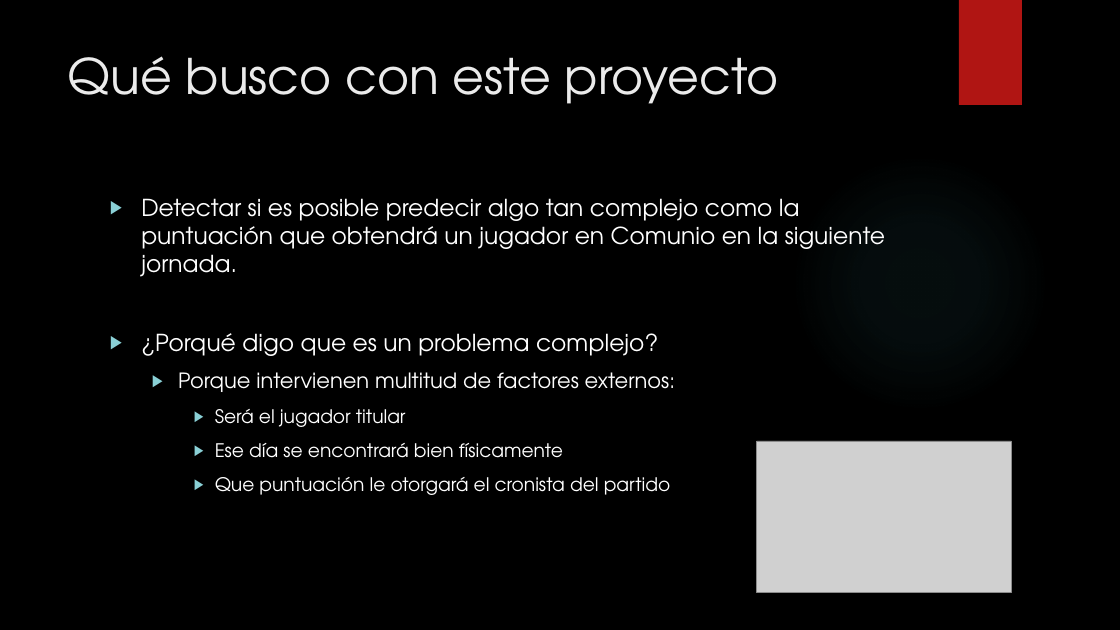
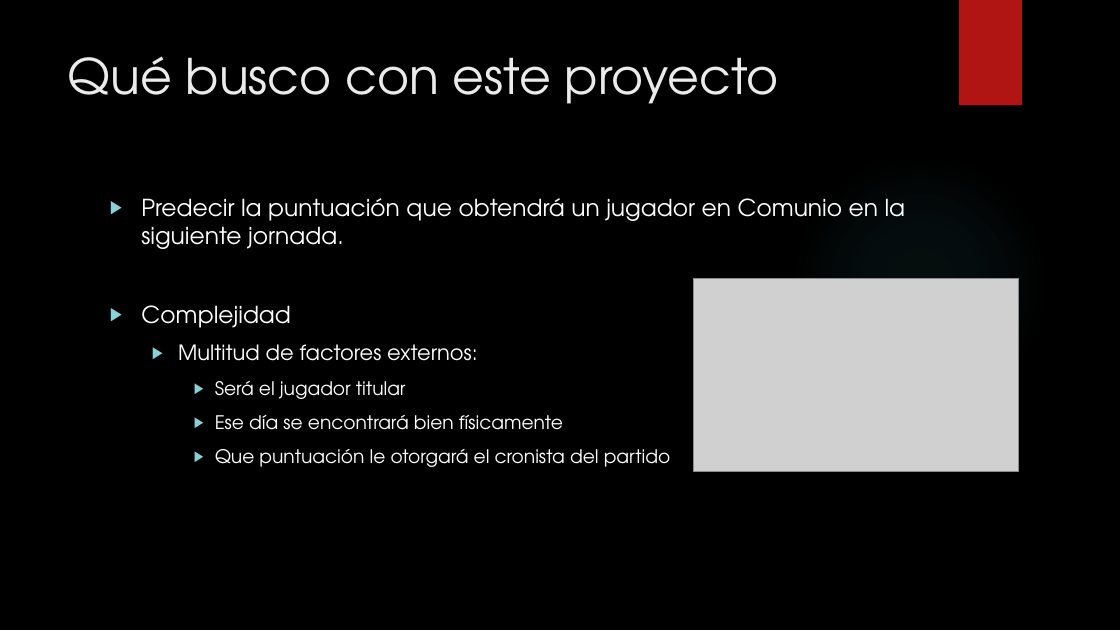
Before and after one commit to Gobuub/Proyecto-Final-Bootcamp, a slide deck: slide 2 of ML_Project.pptx. Drawn at 1120x630 pixels with LibreOffice and Linux fonts; fonts in the diff are those of the drawing; grey boxes stand for pictures; background and template pictures are left out. Boxes give left, top, right and bottom in pixels: in the first picture for what was removed or moved away, otherwise in the second. Text is boxed around its words. In the diff, an @@ line names an element or a change of style, - is before the commit and + after.

```diff
--- a/ML_Project.pptx
+++ b/ML_Project.pptx
@@ text at (141,198,906,361): text changed @@
-▶ Detectar si es posible predecir algo tan complejo como la puntuación que obtendrá un jugador en Comunio en la siguiente jornada.
-▶ ¿Porqué digo que es un problema complejo?
-  ▶ Porque intervienen multitud de factores externos:
+▶ Predecir la puntuación que obtendrá un jugador en Comunio en la siguiente jornada.
+▶ Complejidad
+  ▶ Multitud de factores externos:
@@ picture: place and size @@
-picture at (757,441,1012,592)
+picture at (694,278,1019,471)
```
Also in this commit, not shown: 5 other slides changed, 1 slide added, 3 other files.
